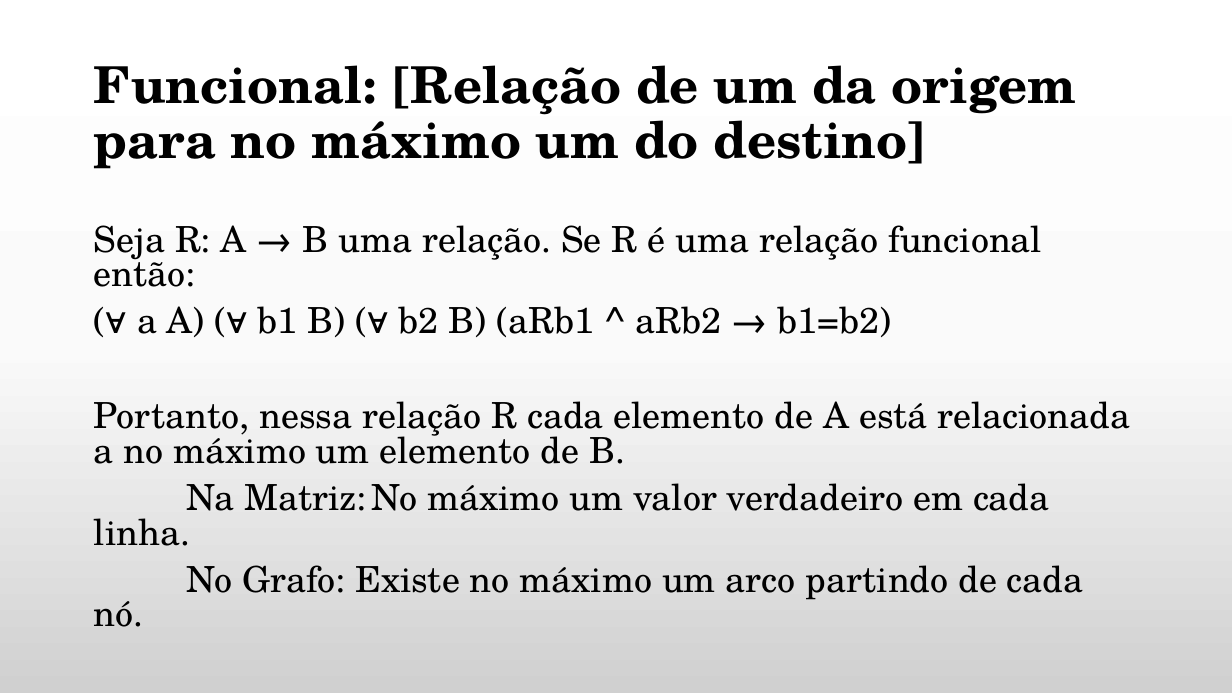
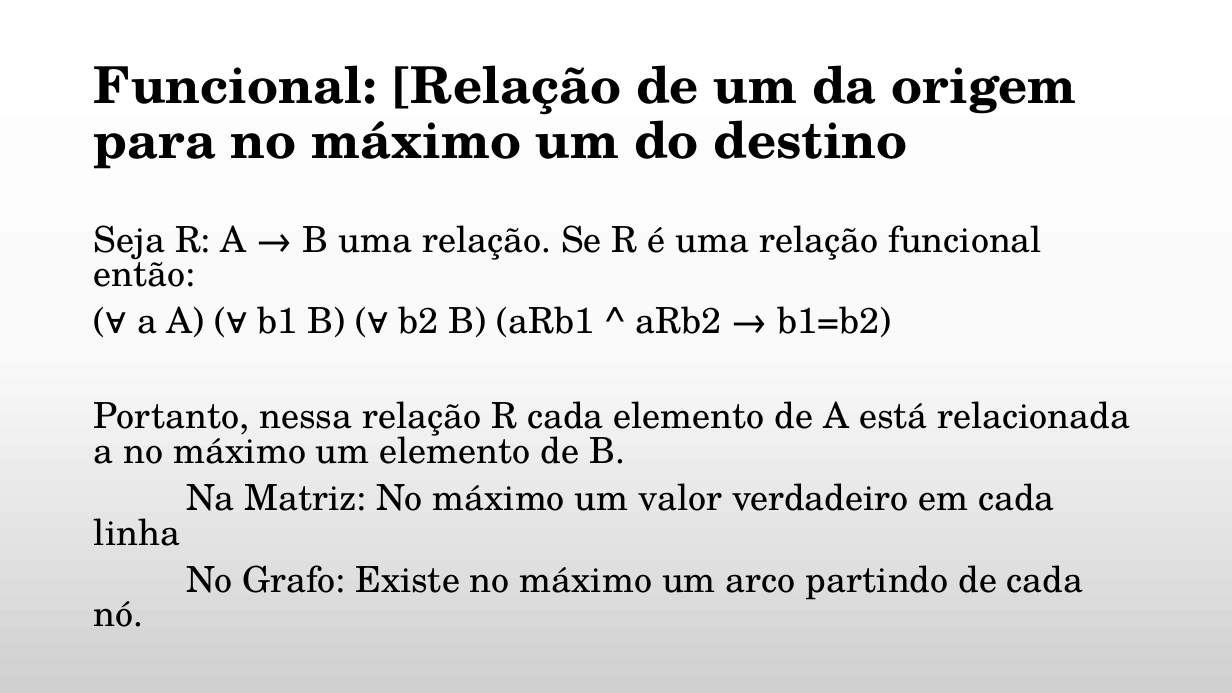
Before and after one commit to daniellygj/Fatec, a slide deck: slide 12 of 1º semestre/Revisões by danny/Revisão de Matemática Discreta.pptx. Drawn at 1232x693 pixels with LibreOffice and Linux fonts; fonts in the diff are those of the drawing; background and template pictures are left out. Boxes give left, top, right and bottom in pixels: in the first picture for what was removed or moved away, otherwise in the second. Text is boxed around its words. In the diff, an @@ line names an element or a change of style, - is before the commit and + after.

```diff
--- a/1º semestre/Revisões by danny/Revisão de Matemática Discreta.pptx
+++ b/1º semestre/Revisões by danny/Revisão de Matemática Discreta.pptx
@@ title at [94, 65, 1077, 169]: text changed @@
-Funcional: [Relação de um da origem para no máximo um do destino]
+Funcional: [Relação de um da origem para no máximo um do destino
@@ text at [94, 483, 1054, 546]: text changed @@
-Na Matriz: No máximo um valor verdadeiro em cada linha.
+Na Matriz: No máximo um valor verdadeiro em cada linha
```
Also in this commit, not shown: 12 other slides changed.
